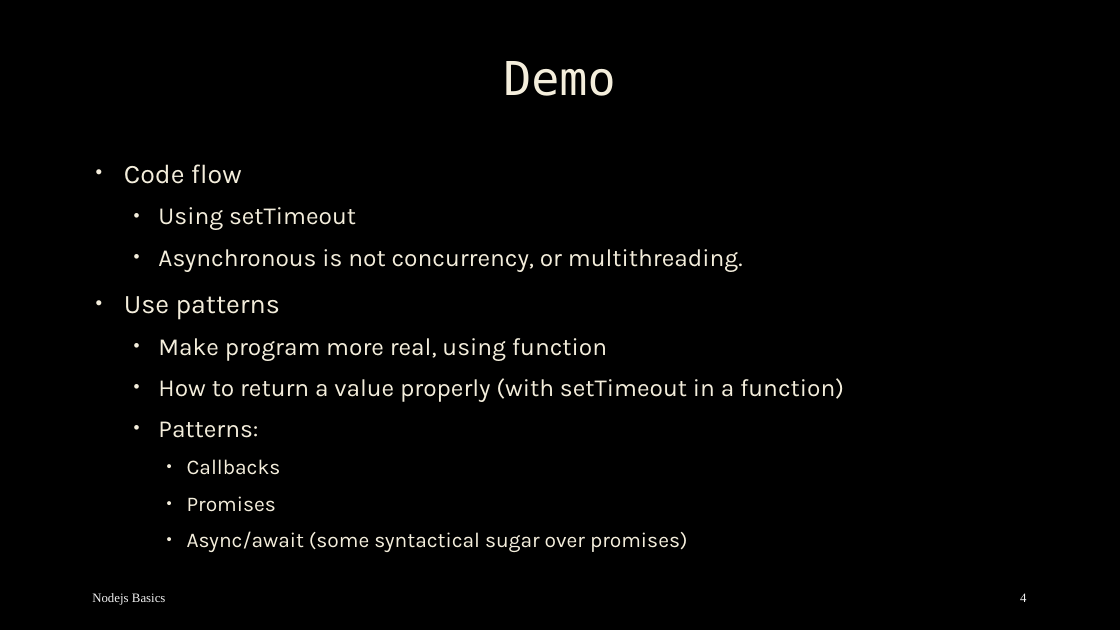
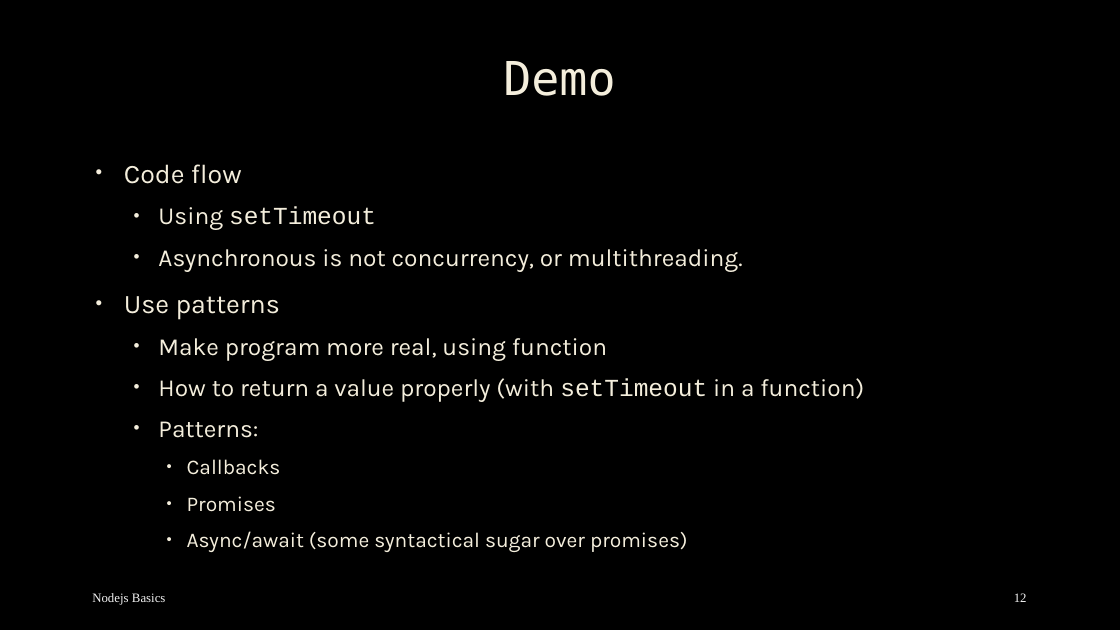
Before and after one commit to mostafa8026/nestjs-course, a slide deck: slide 12 of nodejs-basics-03.pptx (slide 4 before the commit). Drawn at 1120x630 pixels with LibreOffice and Linux fonts; fonts in the diff are those of the drawing; background and template pictures are left out. Boxes give left, top, right and bottom in pixels: in the first picture for what was removed or moved away, otherwise in the second. Text is boxed around its words. In the diff, an @@ line names an element or a change of style, - is before the commit and + after.

```diff
--- a/nodejs-basics-03.pptx
+++ b/nodejs-basics-03.pptx
@@ text at (158,207,864,402): font Karla to Courier New in "setTimeout", "setTimeout" @@
@@ page number at (1014,593,1027,602): text changed @@
-4
+12
```
Also in this commit, not shown: 5 other slides changed, 8 slides added, 8 other files.
